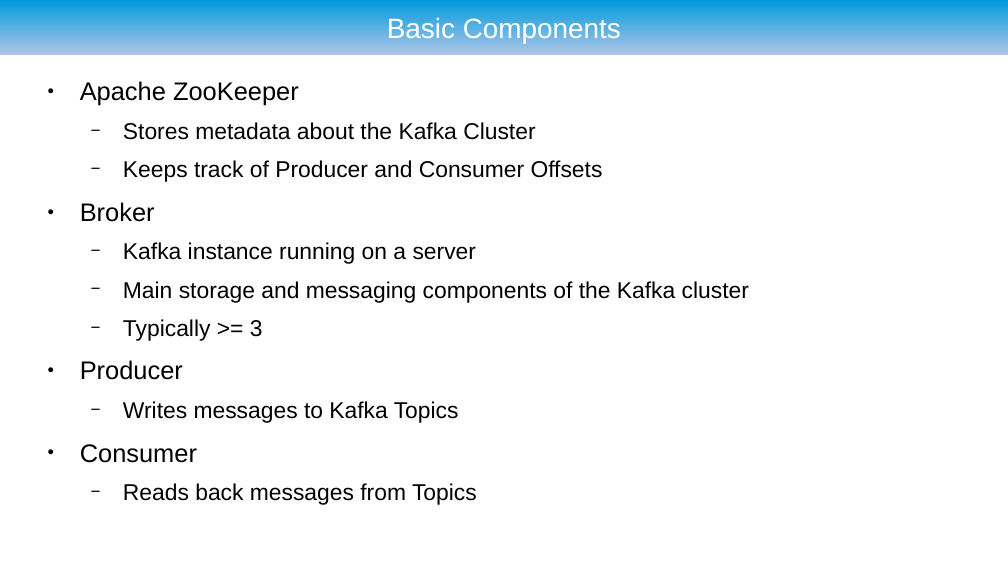
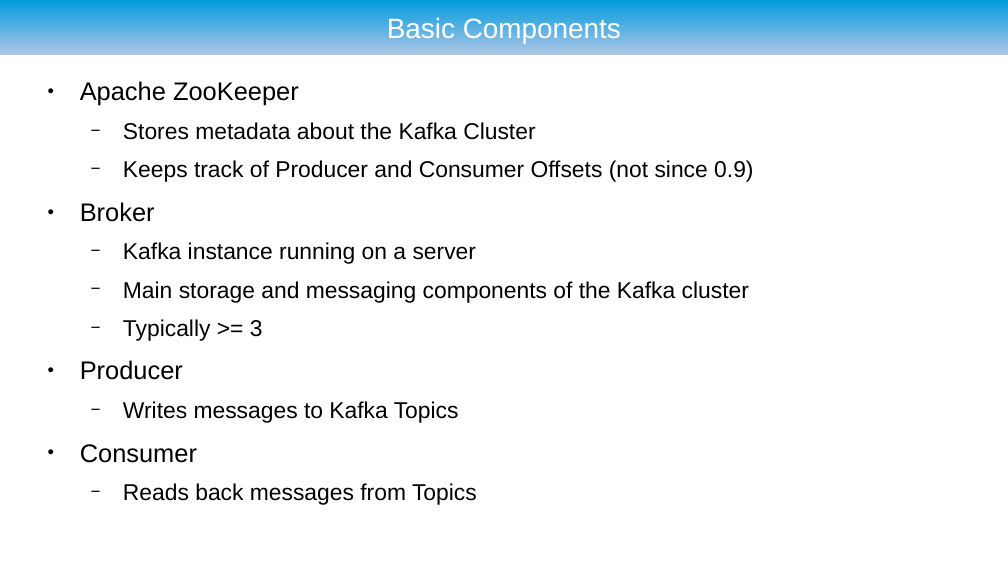
Before and after one commit to ryzlab/kafka-kompetensdag, a slide deck: slide 10 of doc/presentation-umejug.odp. Drawn at 1008x567 pixels with LibreOffice and Linux fonts; fonts in the diff are those of the drawing; background and template pictures are left out. Boxes give left, top, right and bottom in pixels: in the first picture for what was removed or moved away, otherwise in the second. Text is boxed around its words. In the diff, an @@ line names an element or a change of style, - is before the commit and + after.

```diff
--- a/doc/presentation-umejug.odp
+++ b/doc/presentation-umejug.odp
@@ text at bbox=[123, 160, 753, 182]: text changed @@
-  − Keeps track of Producer and Consumer Offsets
+  − Keeps track of Producer and Consumer Offsets (not since 0.9)
```
Also in this commit, not shown: 6 other slides changed, 1 slide added, 2 other files.
